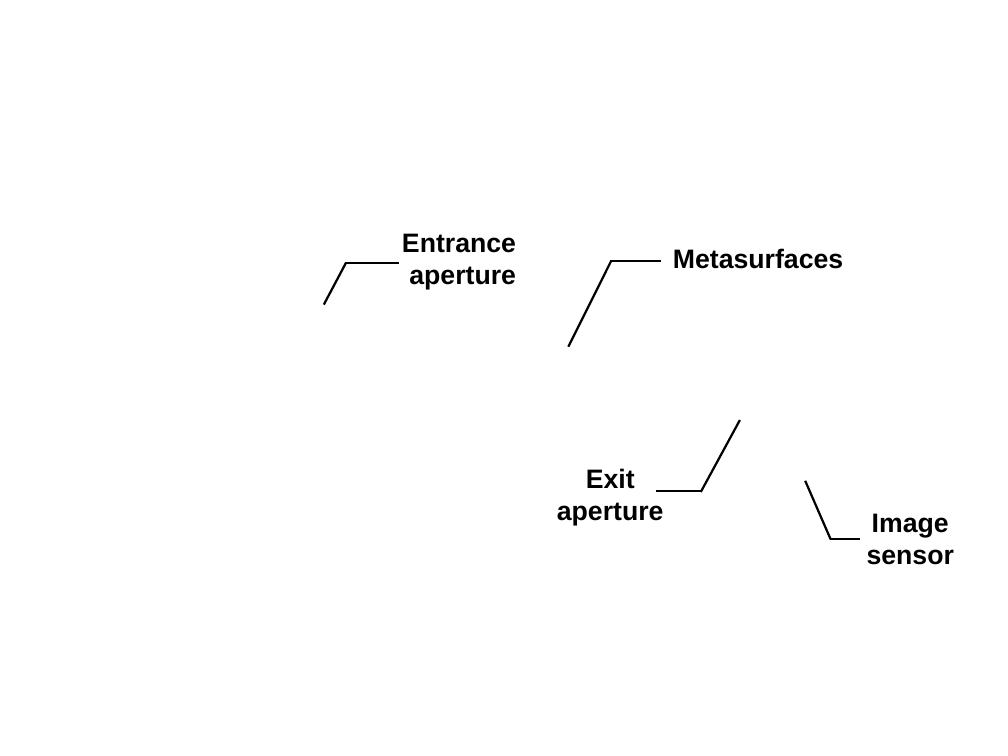
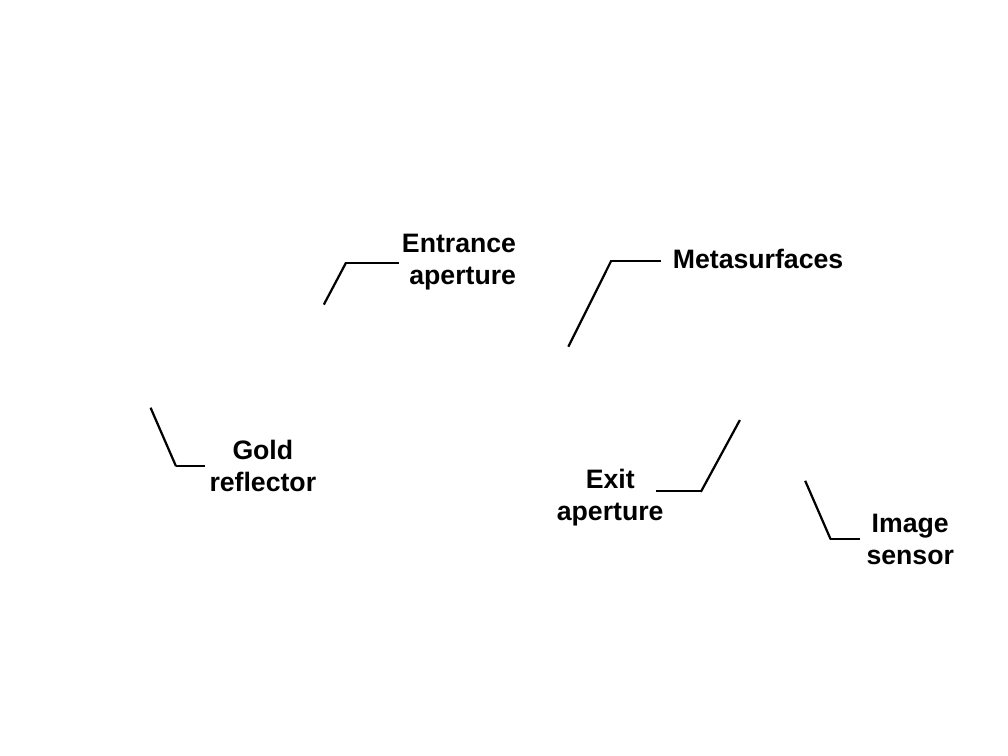
Before and after one commit to YoungJIn94/YoungJIn94.github.io, a slide deck: slide 1 of assets/img/publication_preview/FoldedCamera.pptx. Drawn at 1008x756 pixels with LibreOffice and Linux fonts; fonts in the diff are those of the drawing; background and template pictures are left out. Boxes give left, top, right and bottom in pixels: in the first picture for what was removed or moved away, otherwise in the second. Text is boxed around its words. In the diff, an @@ line names an element or a change of style, - is before the commit and + after.

```diff
--- a/assets/img/publication_preview/FoldedCamera.pptx
+++ b/assets/img/publication_preview/FoldedCamera.pptx
@@ line added from (150, 407) to (176, 466), #000000 1.5 pt @@
@@ text added at [210, 439, 317, 492], 18 pt, text #000000, bold @@
+Gold reflector
@@ line added from (176, 466) to (205, 466), #000000 1.5 pt @@
```
Also in this commit, not shown: 1 other file.
